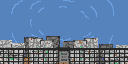
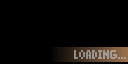
Before/after of a 128×64 layered artwork. What changed in the layer stack:
added layer "Paint Layer 8" (66%) above "Paint Layer 10" over [0, 0, 128, 64]
added layer "Paint Layer 10" above "New game menu" over [0, 0, 128, 64]
moved "Fence Merged" into group "New game menu" over [0, 0, 128, 64]
moved "Upside down trash right side" into group "New game menu" over [46, 0, 128, 64]
moved "Upside down trash left side" into group "New game menu" over [0, 0, 74, 64]
moved "Front trash" into group "New game menu" over [0, 0, 128, 64]
painted on "Junk 1" (5th of 6, in "New game menu" › "Front trash") over [2, 0, 128, 64]
painted on "Junk 1" (6th of 6, in "New game menu" › "Front trash") over [11, 0, 128, 64]
moved "Front trash copy" into group "New game menu" over [32, 0, 128, 64]
moved "ground" (1st of 2, in "New game menu") into group "New game menu" over [0, 0, 125, 64]
moved "ground" (2nd of 2, in "New game menu") into group "New game menu" over [32, 0, 96, 64]
moved "Background trash" into group "New game menu" over [0, 0, 128, 64]
painted on "Back trash Merged" over [11, 0, 128, 64]
moved "Paint Layer 6" into group "New game menu", painted on it over [0, 0, 128, 64]
moved "Paint Layer 5" into group "New game menu", painted on it over [0, 0, 128, 64]
